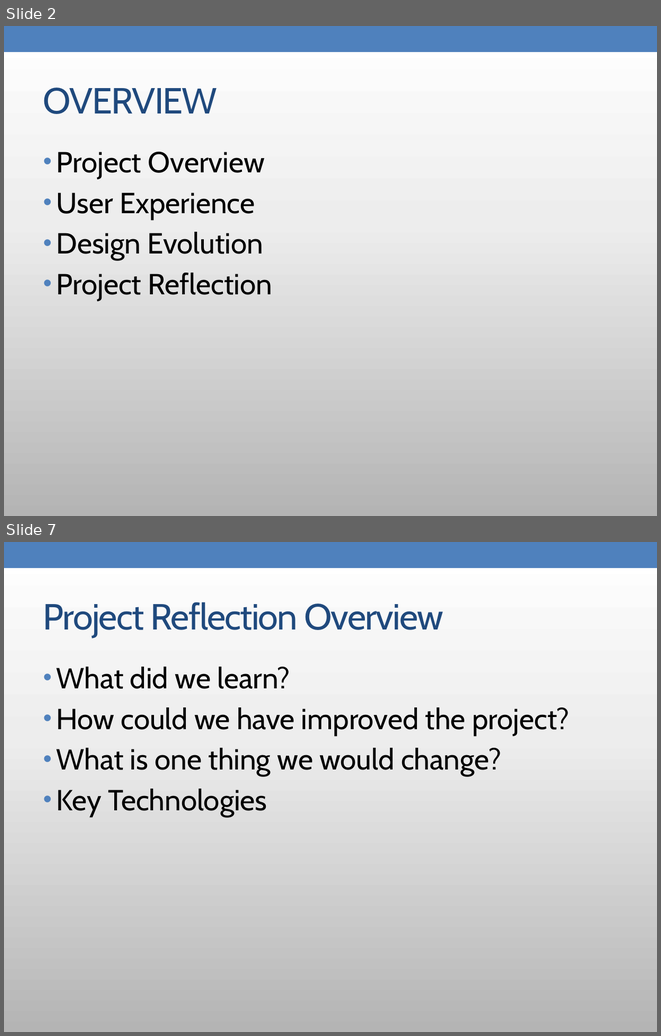
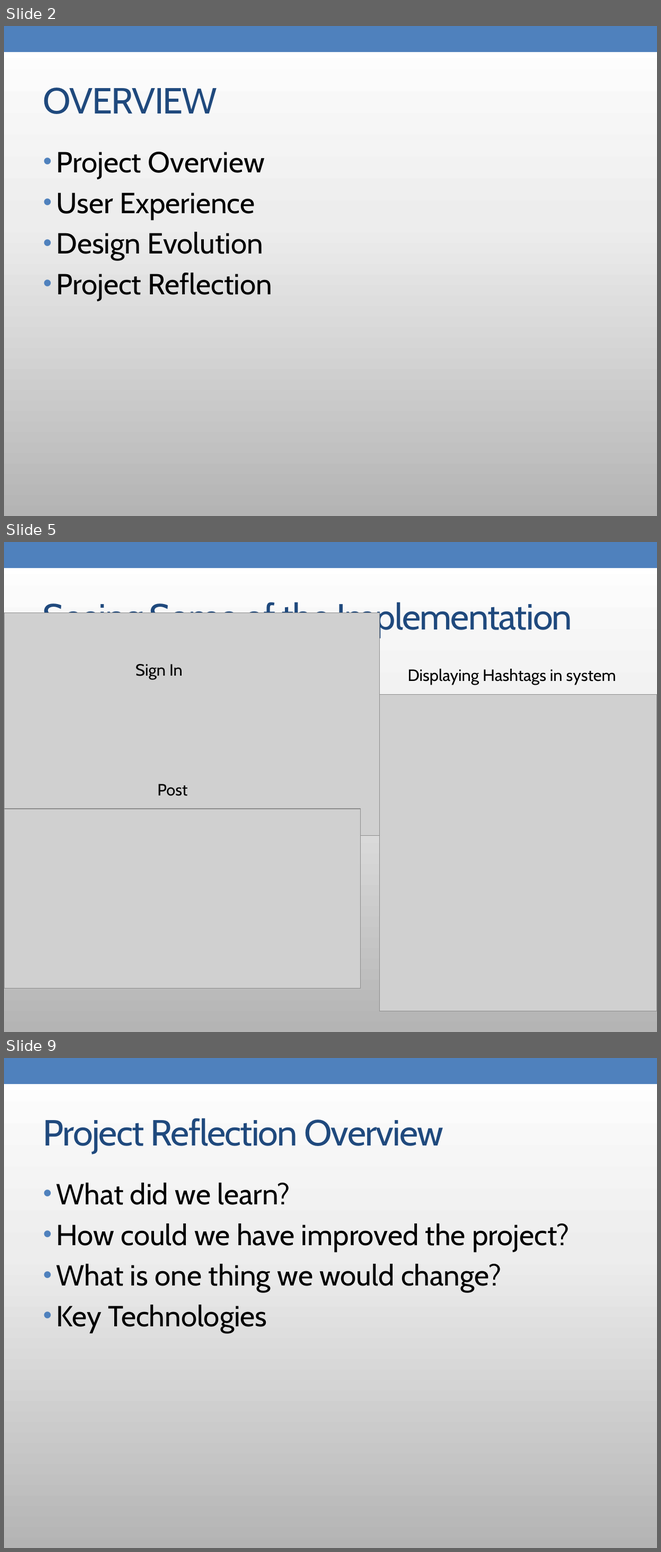
Before and after one commit to yotengo/MaverickApplicationsCorporation, a slide deck: doc/phase4/Mac reflection presentation.pptx. Shown one above the other, each under a label of ours: slides 2 and 7 before the commit, slides 2, 5 and 9 after it; the slides between them are not shown. The pictures are 661x1036 and 661x1552 pixels, drawn with LibreOffice and Linux fonts; fonts in the diff are those of the drawing; grey boxes stand for pictures. Boxes give left, top, right and bottom in pixels: in the first picture for what was removed or moved away, otherwise in the second. Text is boxed around its words. In the diff, an @@ line names an element or a change of style, - is before the commit and + after.

```diff
--- a/doc/phase4/Mac reflection presentation.pptx
+++ b/doc/phase4/Mac reflection presentation.pptx
@@ slide 5 added at box(4, 542, 657, 1032), background gradient #FFFFFF to #EEEEEE to #B4B4B4; not listed: 2 template elements that a slide beside it also shows @@
@@ title added at box(43, 599, 572, 638), 40 pt, text #1F497D @@
+Seeing Some of the Implementation
@@ picture added at box(4, 612, 379, 835) @@
@@ text added at box(135, 664, 183, 679), 18 pt, text #000000 @@
+Sign In
@@ text added at box(408, 669, 616, 685), 18 pt, text #000000 @@
+Displaying Hashtags in system
@@ picture added at box(379, 694, 657, 1011) @@
@@ text added at box(157, 784, 187, 796), 18 pt, text #000000 @@
+Post
@@ picture added at box(4, 809, 361, 988) @@
@@ what was slide 7 is now slide 9 @@
```
Also in this commit, not shown: 5 slides changed, 1 other slide added.
